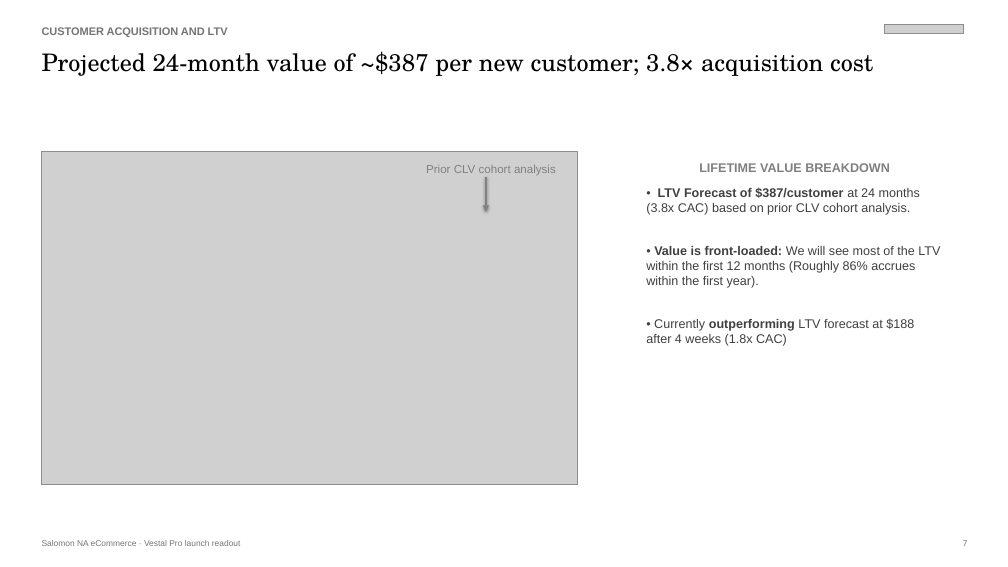
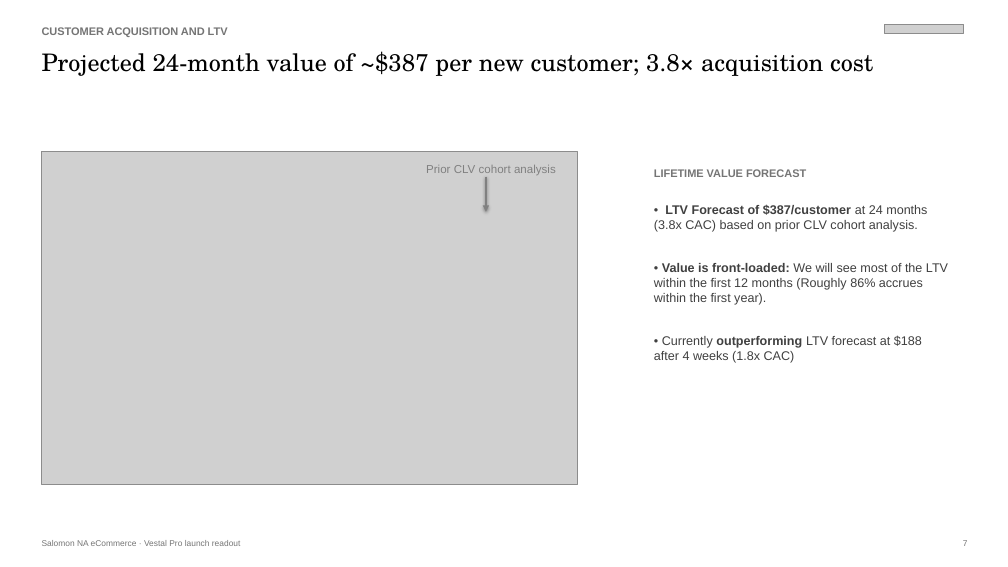
Before and after one commit to andersone17/salomon_case, a slide deck: slide 8 of deliverables/VestalPro_Campaign_Readout.pptx. Drawn at 1008x567 pixels with LibreOffice and Linux fonts; fonts in the diff are those of the drawing; grey boxes stand for pictures. Boxes give left, top, right and bottom in pixels: in the first picture for what was removed or moved away, otherwise in the second. Text is boxed around its words. In the diff, an @@ line names an element or a change of style, - is before the commit and + after.

```diff
--- a/deliverables/VestalPro_Campaign_Readout.pptx
+++ b/deliverables/VestalPro_Campaign_Readout.pptx
@@ text added at [654, 169, 806, 177], 10.5 pt, text #757575, bold @@
+LIFETIME VALUE FORECAST
@@ text at [699, 163, 890, 172]: paragraph removed @@
-LIFETIME VALUE BREAKDOWN
@@ text "• LTV Forecast of $387/customer ...": place and size @@
-text "• LTV Forecast of $387/customer ..." at [646, 163, 940, 346]
+text "• LTV Forecast of $387/customer ..." at [654, 204, 948, 363]
```
Also in this commit, not shown: 6 other slides changed, 1 slide added, 1 slide removed, 13 other files.
